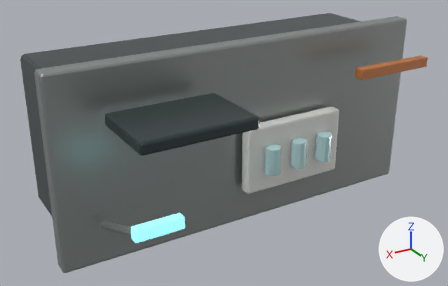
One commit to the glTF model assets/equipment/science_workbench.glb: the scene before it, then after it.
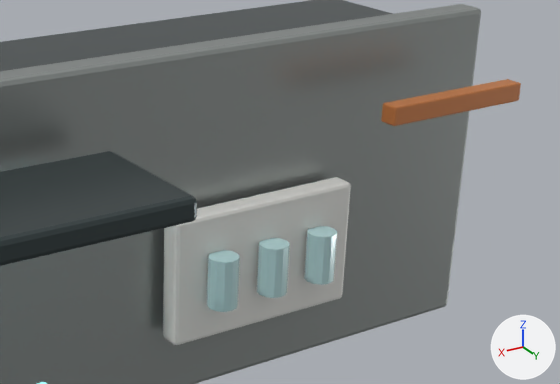
The first picture shows the older version from a 50 mm lens placed at (2.2, 4.11, 1.65), pointed at (0.15, 0.69, -0.06). The close-ups show the older and then the newer version on the part from 35% to 100% of the width and 5% to 75% of the height of that picture. Only the edits that show in the close-ups are written down. Every picture has the same lights, and +X, +Y and +Z are marked at lower right. Where no turn or scale is listed for an object, it has been applied to the vertices.

The first close-up shows 'BenchFrame', 'ContainmentTray', 'InstrumentScreen', 'SampleVial', 'SampleVial.001', 'SampleVial.002', 'SteelWorktop', 'ToolRail'.
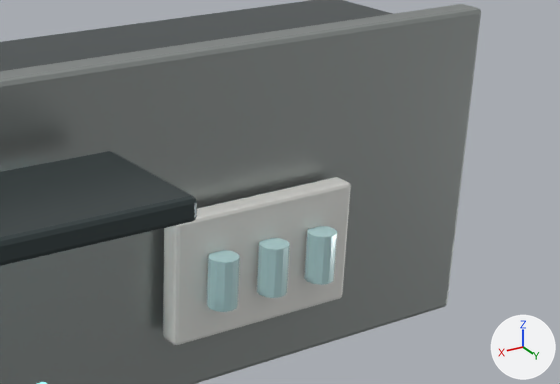
The newer file is also turned or shifted as a whole; pictures and numbers use the older file's frame.

What differs and where, as boxes [x1, y1, x2, y2] in the close-ups (560 x 384 px):
'ToolRail', deleted (orange): before [381, 79, 521, 126]

The change, as a diff of the scene's bpy script:
```diff
--- a/assets/equipment/science_workbench.glb.py
+++ b/assets/equipment/science_workbench.glb.py
@@ ob_toolrail @@
-ob_toolrail = bpy.data.objects.new('ToolRail', me_cube_285)
-ob_toolrail.location = (-0.96, 1.12, 0.43)
```
